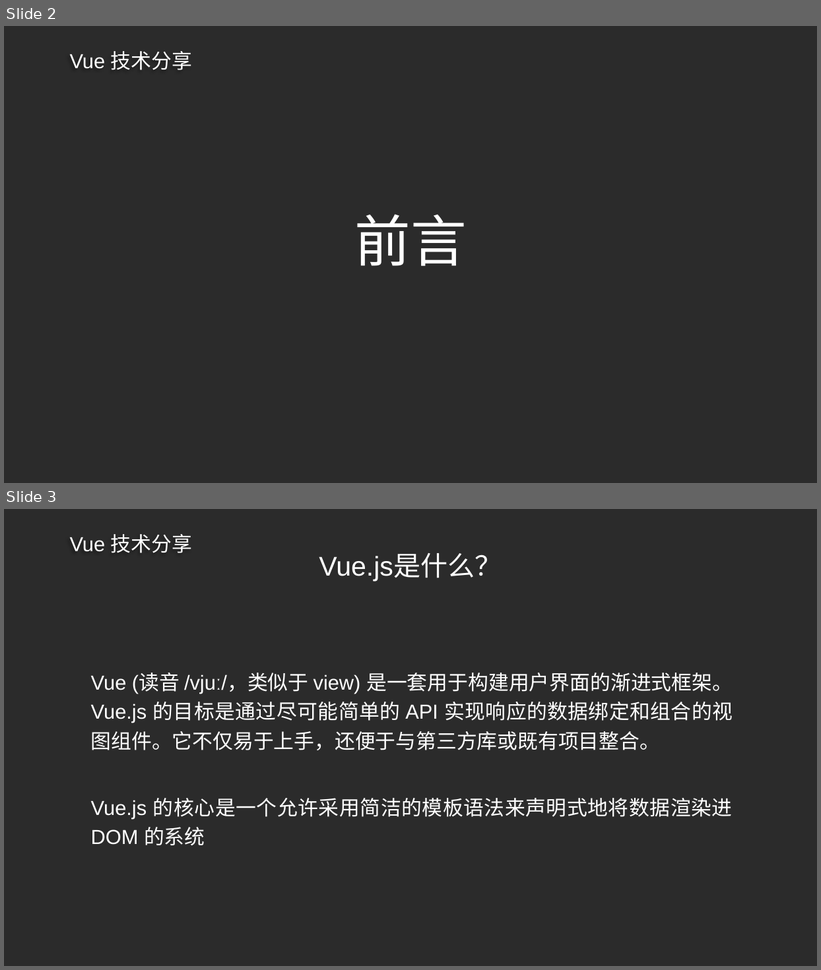
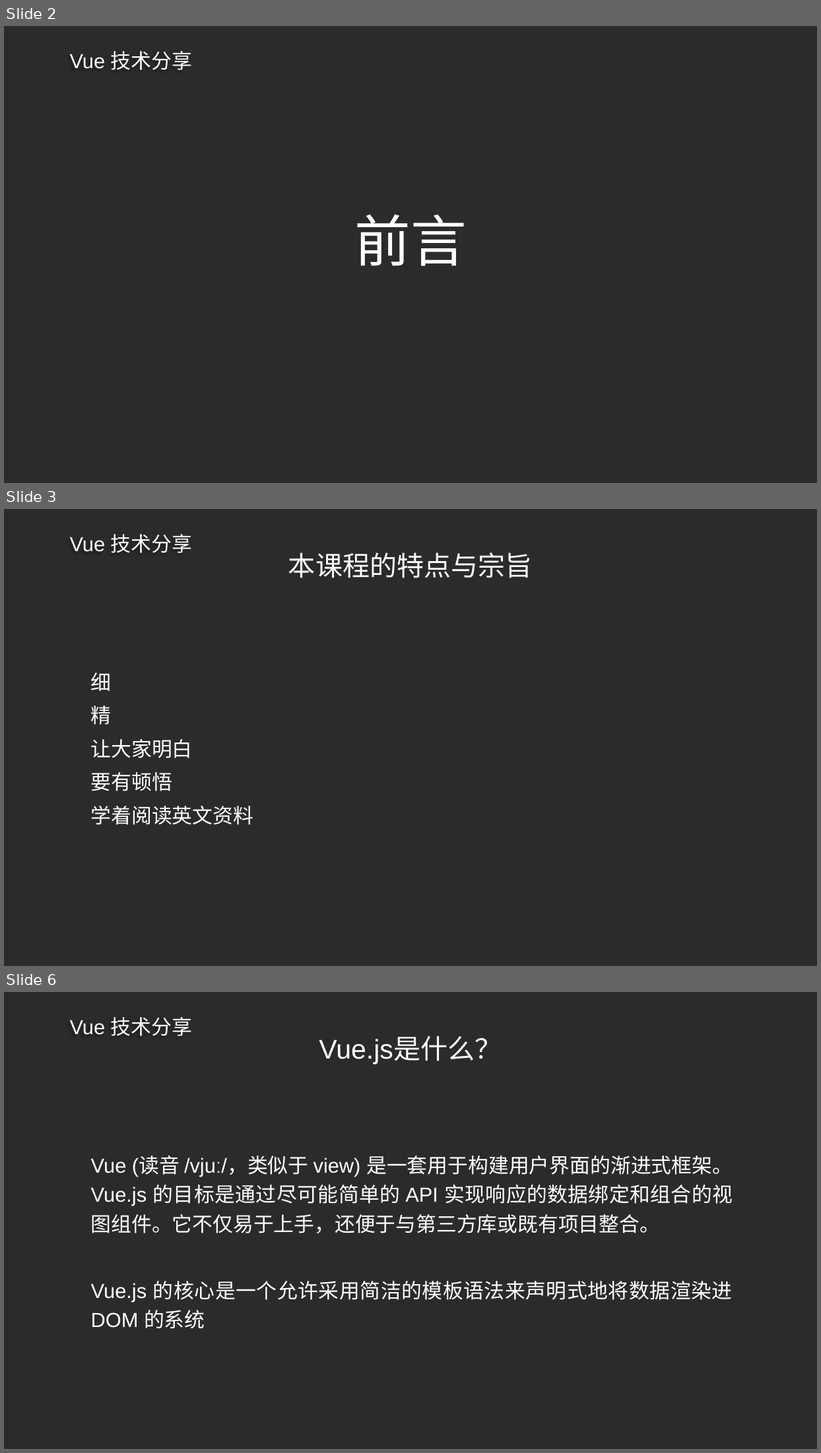
Before and after one commit to ldjdd/traing-library, a slide deck: vue/演示文稿.pptx. Shown one above the other, each under a label of ours: slides 2 and 3 before the commit, slides 2, 3 and 6 after it; the slides between them are not shown. The pictures are 821x970 and 821x1453 pixels, drawn with LibreOffice and Linux fonts; fonts in the diff are those of the drawing; background and template pictures are left out; a plain dark background stands for a picture behind light text. Boxes give left, top, right and bottom in pixels: in the first picture for what was removed or moved away, otherwise in the second. Text is boxed around its words. In the diff, an @@ line names an element or a change of style, - is before the commit and + after.

```diff
--- a/vue/演示文稿.pptx
+++ b/vue/演示文稿.pptx
@@ slide 3 added at bbox=[4, 509, 817, 966], background picture (left out); not listed: 1 template element that a slide beside it also shows @@
@@ title added at bbox=[288, 553, 533, 578], 32 pt, text #FFFFFF @@
+本课程的特点与宗旨
@@ subtitle added at bbox=[91, 673, 253, 825], 24 pt, text #FFFFFF @@
+细
+精
+让大家明白
+要有顿悟
+学着阅读英文资料
@@ what was slide 3 is now slide 6 @@
```
Also in this commit, not shown: 4 slides changed, 7 other slides added, 1 slide removed, 5 other files.
